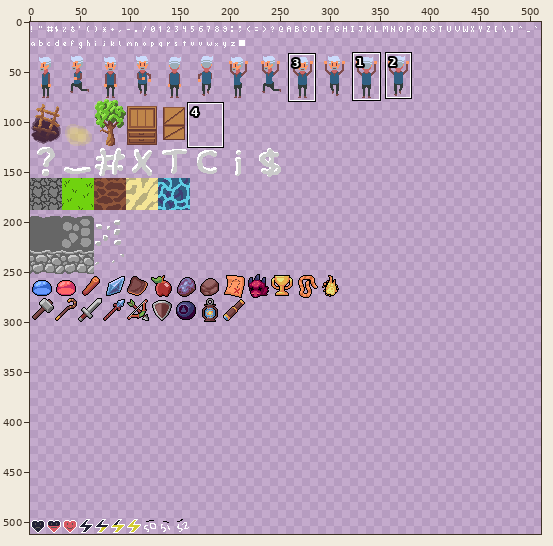
One commit to this sprite sheet: res/atlas.png. The picture above shows the old version from afar; the outline marks the close-up.
Close-up. As it was:
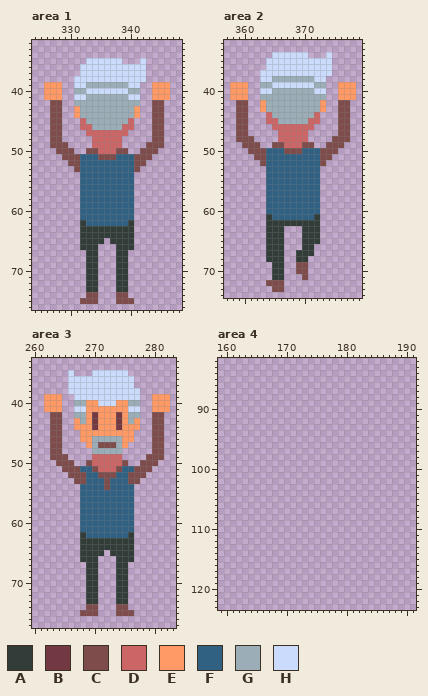
The file is 512x512 pixels. Colours within 5 levels of each other are drawn and written as one. Shown: area 1: x 324..348, y 32..76; area 2: x 357..379, y 32..74; area 3: x 260..283, y 33..77; area 4: x 159..191, y 82..123. The wide view leaves out empty margins. The commit also changed other parts of the picture, which this record leaves out.
Palette (. is transparent): A #323c39  B #733942  C #7f4c4c  D #cc6666  E #ff9966  F #306082  G #9badb7  H #cbdbfc
Pixels before, area 1, first column x 326:
35 .......HHHHHH...H....
36 ......HHHHHHHHHHH....
37 ......HHHHHHHHHHH....
38 .....HHHHHHHHHHHH....
39 EEE..HHGGGGGGGHH..EEE
40 EEE..GGHHHHHHHGG..EEE
41 EEE..HHGGGGGGGHH..EEE
42 .CC..GGGGGGGGGGG..CC.
43 .CC..EGGGGGGGGGE..CC.
44 .CC..EGGGGGGGGGE..CC.
45 .CC...DGGGGGGGD...CC.
46 .CC...DDGGGGGDD...CC.
47 .CC....DDDDDDD....CC.
48 .CC.....DDDDD.....CC.
49 .CCC....DDDDD....CCC.
50 ..CCC..CCDDDCC..CCC..
51 ...CCCFFFCCCFFFCCC...
52 ....CCFFFFFFFFFCC....
53 .....CFFFFFFFFFC.....
54 ......FFFFFFFFF......
55 ......FFFFFFFFF......
56 ......FFFFFFFFF......
57 ......FFFFFFFFF......
58 ......FFFFFFFFF......
59 ......FFFFFFFFF......
60 ......FFFFFFFFF......
61 ......FFFFFFFFF......
62 ......AFFFFFFFA......
63 ......AAAAAAAAA......
64 ......AAAAAAAAA......
65 ......AAAA.AAAA......
66 ......AAA...AAA......
67 .......AA...AA.......
68 .......AA...AA.......
69 .......AA...AA.......
70 .......AA...AA.......
71 .......AA...AA.......
72 .......AA...AA.......
73 .......AA...AA.......
74 .......CC...CC.......
75 ......CCC...CCC......
Pixels before, area 2, first column x 358:
34 .......HHHHHH...H....
35 ......HHHHHHHHHHH....
36 ......HHHHHHHHHHH....
37 .....HHHHHHHHHHHH....
38 .....HHGGGGGGGHH.....
39 EEE..GGHHHHHHHGG..EEE
40 EEE..HHGGGGGGGHH..EEE
41 EEE..GGGGGGGGGGG..EEE
42 .CC..EGGGGGGGGGE..CC.
43 .CC..EGGGGGGGGGE..CC.
44 .CC...DGGGGGGGD...CC.
45 .CC...DDGGGGGDD...CC.
46 .CC....DDDDDDD....CC.
47 .CC.....DDDDD.....CC.
48 .CCC....DDDDD....CCC.
49 ..CCC..CCDDDCC..CCC..
50 ...CCCFFFCCCFFFCCC...
51 ....CCFFFFFFFFFCC....
52 .....CFFFFFFFFFC.....
53 ......FFFFFFFFF......
54 ......FFFFFFFFF......
55 ......FFFFFFFFF......
56 ......FFFFFFFFF......
57 ......FFFFFFFFF......
58 ......FFFFFFFFF......
59 ......FFFFFFFFF......
60 ......FFFFFFFFF......
61 ......AFFFFFFFA......
62 ......AAAAAAAAA......
63 ......AAA...AAA......
64 ......AAA...AAA......
65 ......AAA...AAA......
66 ......AAA...AA.......
67 ......AAA..AAA.......
68 ......AAA..AA........
69 .......AA..CC........
70 .......AA..CC........
71 .......AA...C........
72 ......CCC............
73 .......CC............
Pixels before, area 3, first column x 262:
35 ....H...HHHHHH.......
36 ....HHHHHHHHHHH......
37 ....HHHHHHHHHHH......
38 ....HHHHHHHHHHHH.....
39 EEE..HHHHHHHHHHH..EEE
40 EEE..GGEEHHHEEGG..EEE
41 EEE..HHEEEEEEEHH..EEE
42 .CC..GGEBEEEBEGG..CC.
43 .CC..EGEBEEEBEGE..CC.
44 .CC..EEEBEEEBEEE..CC.
45 .CC...EEEEEEEEE...CC.
46 .CC...EEGGGGGEE...CC.
47 .CC....EGCCCGE....CC.
48 .CC.....GGGGG.....CC.
49 .CCC....DDDDD....CCC.
50 ..CCC..CDDDDDC..CCC..
51 ...CCCFFCDDDCFFCCC...
52 ....CCCFFCCCFFCCC....
53 .....CCFFFCFFFCC.....
54 ......FFFFCFFFF......
55 ......FFFFFFFFF......
56 ......FFFFFFFFF......
57 ......FFFFFFFFF......
58 ......FFFFFFFFF......
59 ......FFFFFFFFF......
60 ......FFFFFFFFF......
61 ......FFFFFFFFF......
62 ......AFFFFFFFA......
63 ......AAAAAAAAA......
64 ......AAAAAAAAA......
65 ......AAAA.AAAA......
66 ......AAA...AAA......
67 .......AA...AA.......
68 .......AA...AA.......
69 .......AA...AA.......
70 .......AA...AA.......
71 .......AA...AA.......
72 .......AA...AA.......
73 .......AA...AA.......
74 .......CC...CC.......
75 ......CCC...CCC......
And afterwards:
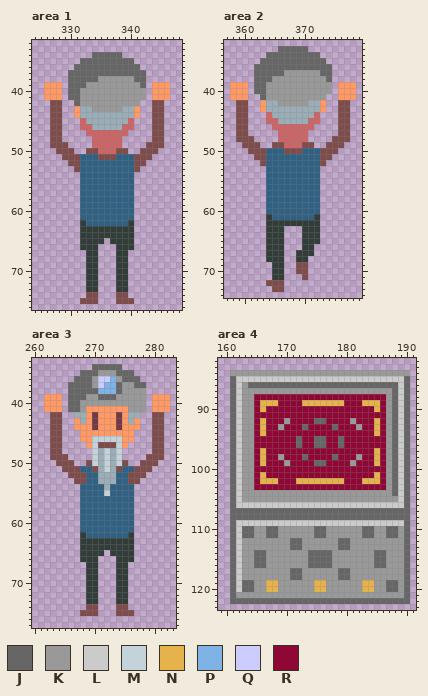
Colours new in this view: J #666666  K #999999  L #cbcbcb  M #c4d2da  N #e5b24c  P #7fb2e5  Q #ccccff  R #8f0835
From old to new:
Area 1:
y 34: x 334..338 ..... -> JJJJJ
y 35: x 332..340 .HHHHHH.. -> JJJJJJJJJ; x 342 H -> .
y 36: x 331..342 .HHHHHHHHHHH -> JJJJJJJJJJJ.
y 37: x 330..342 ..HHHHHHHHHHH -> JJJJJJJJJJJJJ
y 38: x 330..342 .HHHHHHHHHHHH -> JJJJJKKKKKKJJ
y 39: x 330..342 .HHGGGGGGGHH. -> JJJKKKKKKKKKJ
y 40: x 330..342 .GGHHHHHHHGG. -> JJKKKKKKKKKKK
y 41: x 330..342 .HHGGGGGGGHH. -> JJKKKKKKKKKKK
y 42: x 331..341 GGGGGGGGGGG -> JKKKKKKKKKK
y 43: x 334..338 GGGGG -> KKKKK
Area 2:
y 33: x 366..370 ..... -> JJJJJ
y 34: x 364..372 .HHHHHH.. -> JJJJJJJJJ; x 374 H -> .
y 35: x 363..374 .HHHHHHHHHHH -> JJJJJJJJJJJ.
y 36: x 362..374 ..HHHHHHHHHHH -> JJJJJJJJJJJJJ
y 37: x 362..374 .HHHHHHHHHHHH -> JJJJJKKKKKKJJ
y 38: x 362..374 .HHGGGGGGGHH. -> JJJKKKKKKKKKJ
y 39: x 362..374 .GGHHHHHHHGG. -> JJKKKKKKKKKKK
y 40: x 362..374 .HHGGGGGGGHH. -> JJKKKKKKKKKKK
y 41: x 363..373 GGGGGGGGGGG -> JKKKKKKKKKK
y 42: x 366..370 GGGGG -> KKKKK
Area 3:
y 34: x 270..274 ..... -> JJJJJ
y 35: x 266 H -> .; x 268..276 ..HHHHHH. -> JJJKKKJJJ
y 36: x 266..277 HHHHHHHHHHH. -> .JJJKQQPKJJJ
y 37: x 266..278 HHHHHHHHHHH.. -> JJJJKQPPJKKJJ
y 38: x 266..278 HHHHHHHHHHHH. -> JJJJJPPPJKKKK
y 39: x 266..278 .HHHHHHHHHHH. -> JJJKKJJJKKKKK
y 40: x 266..278 .GGEEHHHEEGG. -> JJKKKKKKKKKKK
y 41: x 266..268 .HH -> JJK; x 276..278 HH. -> KKK
y 46: x 270..274 GGGGG -> MMMMM
y 47: x 270 G -> M; x 274 G -> M
y 48: x 270 G -> M; x 272 G -> M; x 274 G -> M
y 49..50: x 270..274 DDDDD -> MGMGM
y 51: x 271..273 DDD -> GMG
y 52: x 271..273 CCC -> GGG
y 53: x 271..273 FCF -> GGG
y 54: x 272 C -> G
y 55: x 272 F -> M
Area 4:
y 84: x 161..190 .............................. -> KKKKKKKKKKKKKKKKKKKKKKKKKKKKKK
y 85: x 161..190 .............................. -> JLLLLLLLLLLLLLLLLLLLLLLLLLLLLJ
y 86: x 161..190 .............................. -> JLKJJJJJJJJJJJJJJJJJJJJJJJJJLJ
y 87: x 161..190 .............................. -> JLKKKKKKKKKKKKKKKKKKKKKKKKKJLJ
y 88: x 161..190 .............................. -> JLKKRRRRRRRRRRRRRRRRRRRRRRKJLJ
y 89: x 161..190 .............................. -> JLKKRNNNRRRRNNNNNNNRRRNNNRKJLJ
y 90: x 161..190 .............................. -> JLKKRNRRRRRRRRRRRRRRRRRRNRKJLJ
y 91: x 161..190 .............................. -> JLKKRRRRRRRRRRRRRRRRRRRRRRKJLJ
y 92: x 161..190 .............................. -> JLKKRNRRRKRRRRJJRRRRKRRRNRKJLJ
y 93: x 161..190 .............................. -> JLKKRNRRKRRRJRRRRJRRRKRRNRKJLJ
y 94: x 161..190 .............................. -> JLKKRNRRRRRRRRRRRRRRRRRRNRKJLJ
y 95..96: x 161..190 .............................. -> JLKKRRRRRRRJRRJJRRJRRRRRRRKJLJ
y 97: x 161..190 .............................. -> JLKKRNRRRRRRRRRRRRRRRRRRNRKJLJ
y 98: x 161..190 .............................. -> JLKKRNRRKRRRJRRRRJRRRKRRNRKJLJ
y 99: x 161..190 .............................. -> JLKKRNRRRKRRRRJJRRRRKRRRNRKJLJ
y 100: x 161..190 .............................. -> JLKKRRRRRRRRRRRRRRRRRRRRRRKJLJ
y 101: x 161..190 .............................. -> JLKKRNRRRRRRRRRRRRRRRRRRNRKJLJ
y 102: x 161..190 .............................. -> JLKKRNNNRRRNNNNNNNNRRRNNNRKJLJ
y 103: x 161..190 .............................. -> JLKKRRRRRRRRRRRRRRRRRRRRRRKJLJ
y 104: x 161..190 .............................. -> JLKKKKKKKKKKKKKKKKKKKKKKKKKJLJ
y 105: x 161..190 .............................. -> JLKKKKKKKKKKKKKKKKKKKKKKKKKKLJ
y 106: x 161..190 .............................. -> JLLLLLLLLLLLLLLLLLLLLLLLLLLLLJ
y 107..108: x 161..190 .............................. -> JJJJJJJJJJJJJJJJJJJJJJJJJJJJJJ
y 109: x 161..190 .............................. -> JLLLLLLLLLLLLLLLLLLLLLLLLLLLLJ
y 110..111: x 161..190 .............................. -> JLJJKKJJKKKKKKJJKKKKKKJJKKJJKJ
y 112..113: x 161..190 .............................. -> JLKKKKKKKKJJKKKKKKJJKKKKKKKKKJ
y 114..116: x 161..190 .............................. -> JLKKJJKKKKKKKJJJJKKKKKKKJJKKKJ
y 117..118: x 161..190 .............................. -> JLKKKKKKKKJJKKKKKKJJKKKKKKKKKJ
y 119..120: x 161..190 .............................. -> JLJJKKNNKKKKKKNNKKKKKKNNKKJJKJ
y 121: x 161..190 .............................. -> JKKKKKKKKKKKKKKKKKKKKKKKKKKKKJ
y 122: x 161..190 .............................. -> JJJJJJJJJJJJJJJJJJJJJJJJJJJJJJ
Changed places in both close-ups, as pixel boxes (x1, y1, x2, y2):
changed: (68, 52, 146, 112)
changed: (254, 46, 332, 106)
changed: (68, 364, 146, 412)
changed: (92, 436, 122, 496)
added: (230, 370, 410, 604)
